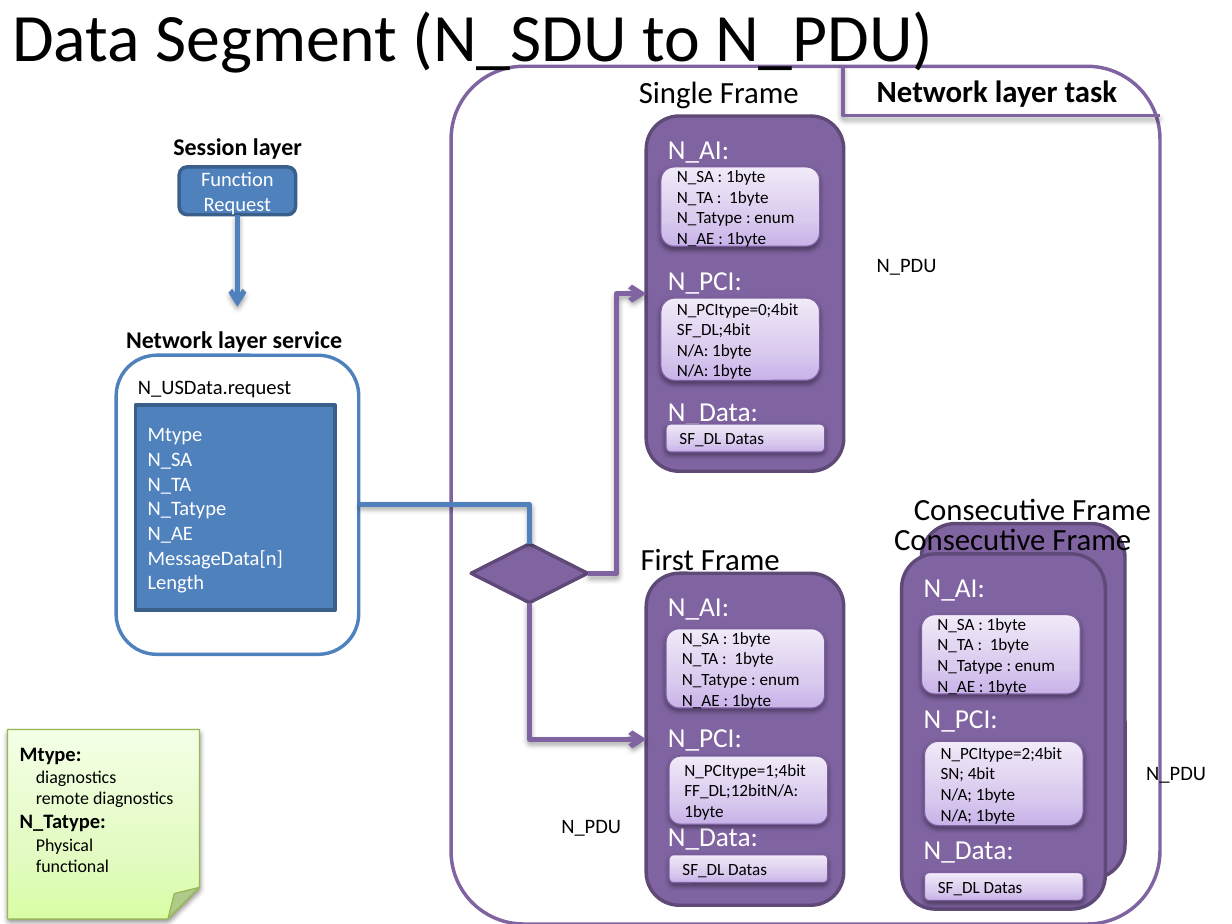
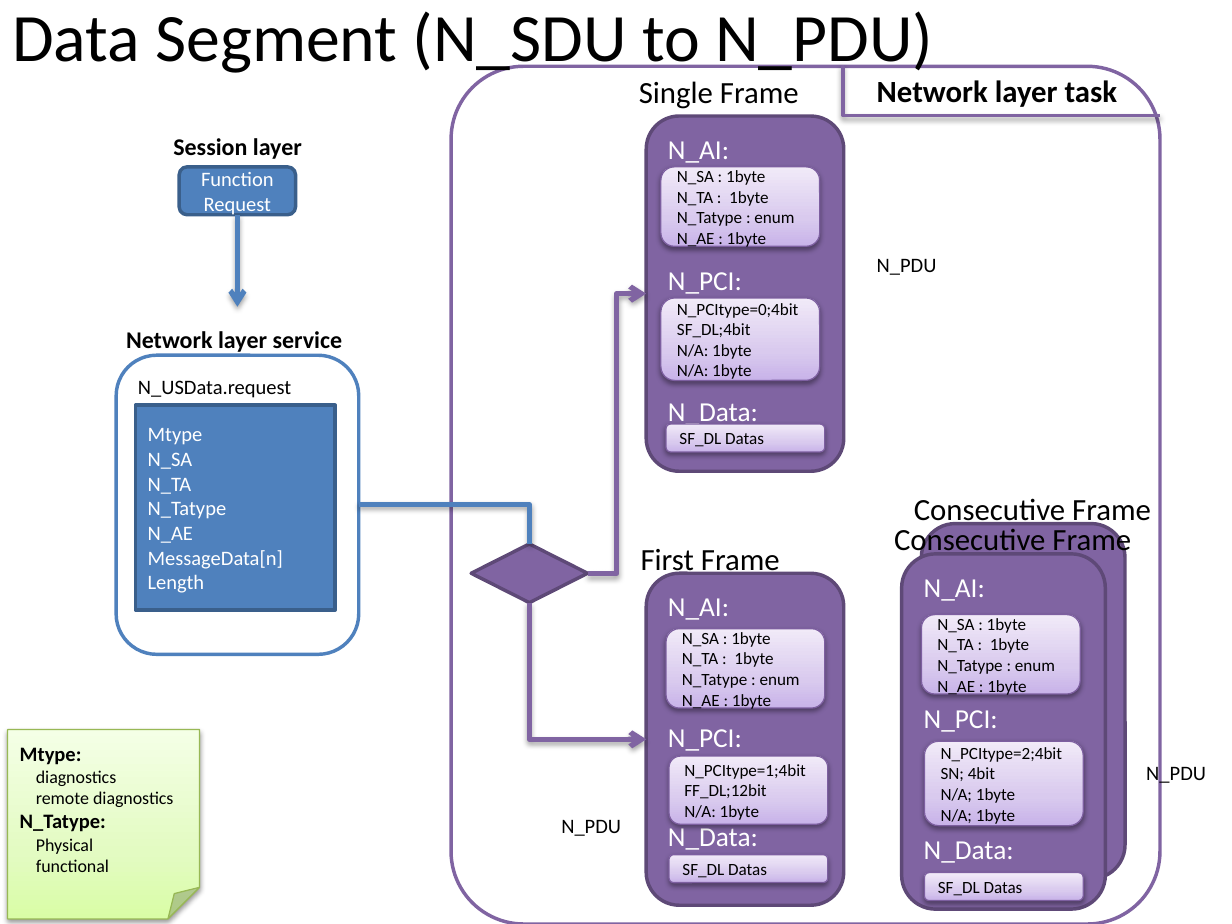
Before and after one commit to lznzhou33zzz/OBDII, a slide deck: slide 5 of OBD2/Document/OBD.pptx. Drawn at 1232x924 pixels with LibreOffice and Linux fonts; fonts in the diff are those of the drawing. Boxes give left, top, right and bottom in pixels: in the first picture for what was removed or moved away, otherwise in the second. Text is boxed around its words. In the diff, an @@ line names an element or a change of style, - is before the commit and + after.

Commit message:
update PPT

```diff
--- a/OBD2/Document/OBD.pptx
+++ b/OBD2/Document/OBD.pptx
@@ text in rounded rectangle at (x1=684, y1=784, x2=766, y2=820): text changed @@
-FF_DL;12bitN/A: 1byte
+FF_DL;12bit
+N/A: 1byte
```
Also in this commit, not shown: 2 other slides changed.
